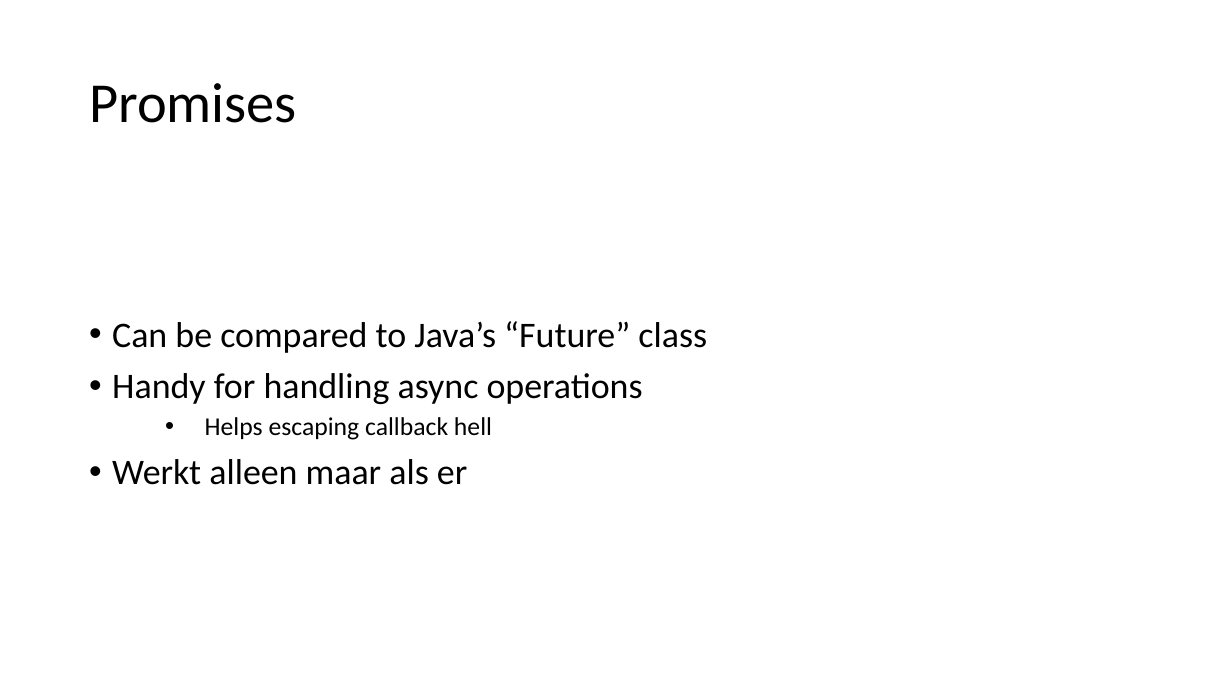
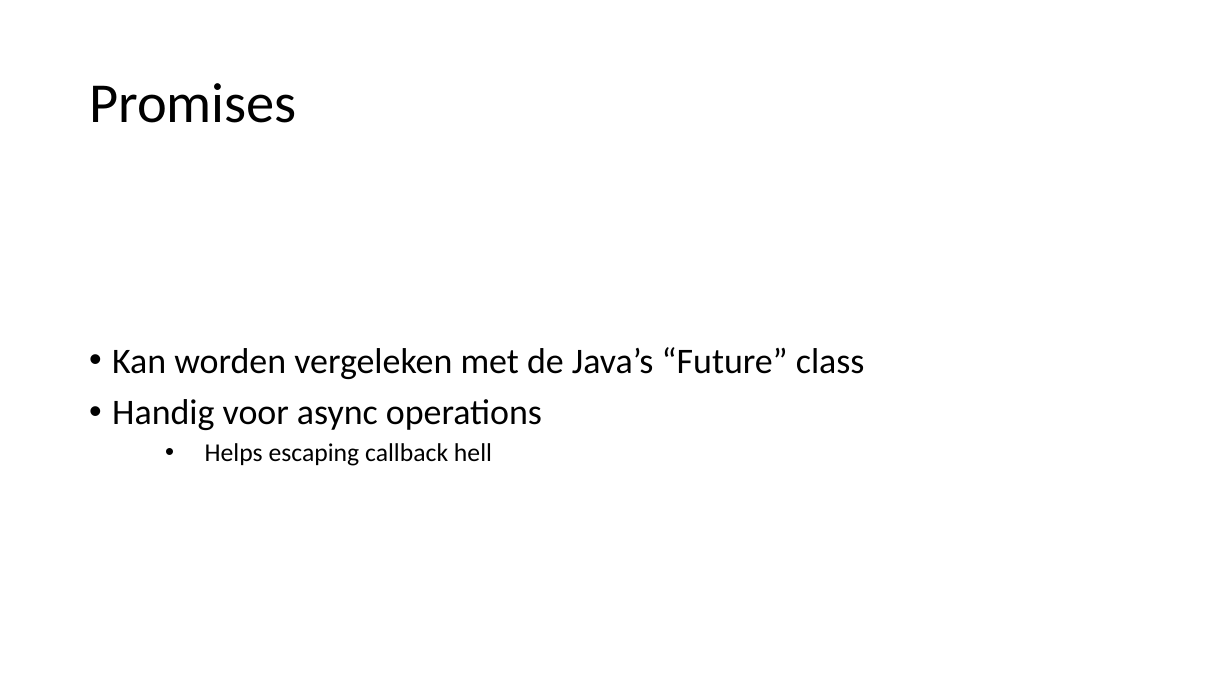
Before and after one commit to EelcoMuller/TypeScriptWorkshop, a slide deck: slide 46 of Sheets/typescript workshop.pptx. Drawn at 1232x693 pixels with LibreOffice and Linux fonts; fonts in the diff are those of the drawing. Boxes give left, top, right and bottom in pixels: in the first picture for what was removed or moved away, otherwise in the second. Text is boxed around its words. In the diff, an @@ line names an element or a change of style, - is before the commit and + after.

```diff
--- a/Sheets/typescript workshop.pptx
+++ b/Sheets/typescript workshop.pptx
@@ text at [112,347,865,430]: text changed @@
-• Can be compared to Java’s “Future” class
-• Handy for handling async operations
+• Kan worden vergeleken met de Java’s “Future” class
+• Handig voor async operations
@@ text at [112,459,467,485]: paragraph removed @@
-• Werkt alleen maar als er
```
Also in this commit, not shown: 2 other slides changed, 1 other file.
